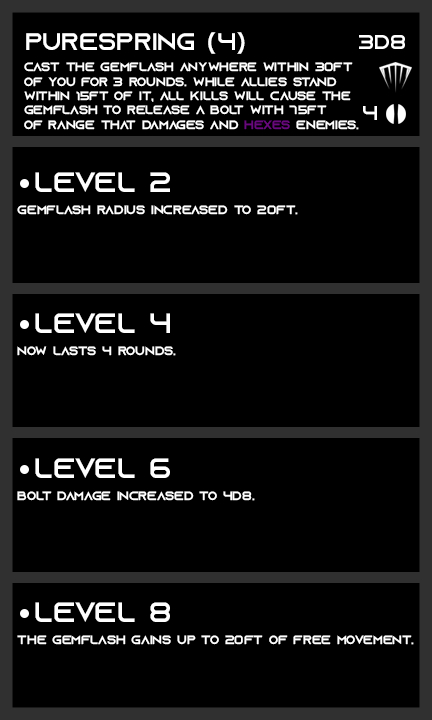
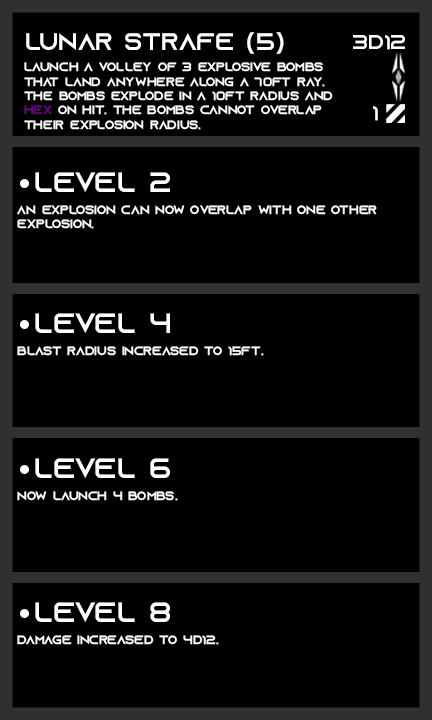
Comparing the layer stacks of the two 432 x 720 images. Changes:
showed "Anti Tank" over [386, 104, 405, 123]
hid "Standard" over [386, 104, 406, 124]
painted on "AP" over [363, 106, 378, 121]
renamed "3d8" to "3d12", painted on it over [353, 35, 405, 50]
painted on "archetype" over [24, 62, 359, 130]
renamed "purespring (4)" to "lunar strafe (5)", painted on it over [26, 32, 284, 54]
hid "Diamond" over [379, 62, 412, 93]
showed "Moonstone" over [392, 52, 405, 102]
renamed "gemflash radius increased to 20ft." to "an explosion can now overlap with one other explosion.", painted on it over [17, 205, 377, 229]
renamed "now lasts 4 rounds." to "blast radius increased to 15ft.", painted on it over [17, 346, 264, 356]
renamed "bolt damage increased to 4d8." to "now launch 4 bombs.", painted on it over [17, 491, 255, 501]
renamed "the gemflash gains up to 20ft of free movement." to "damage increased to 4d12.", painted on it over [17, 635, 414, 645]
